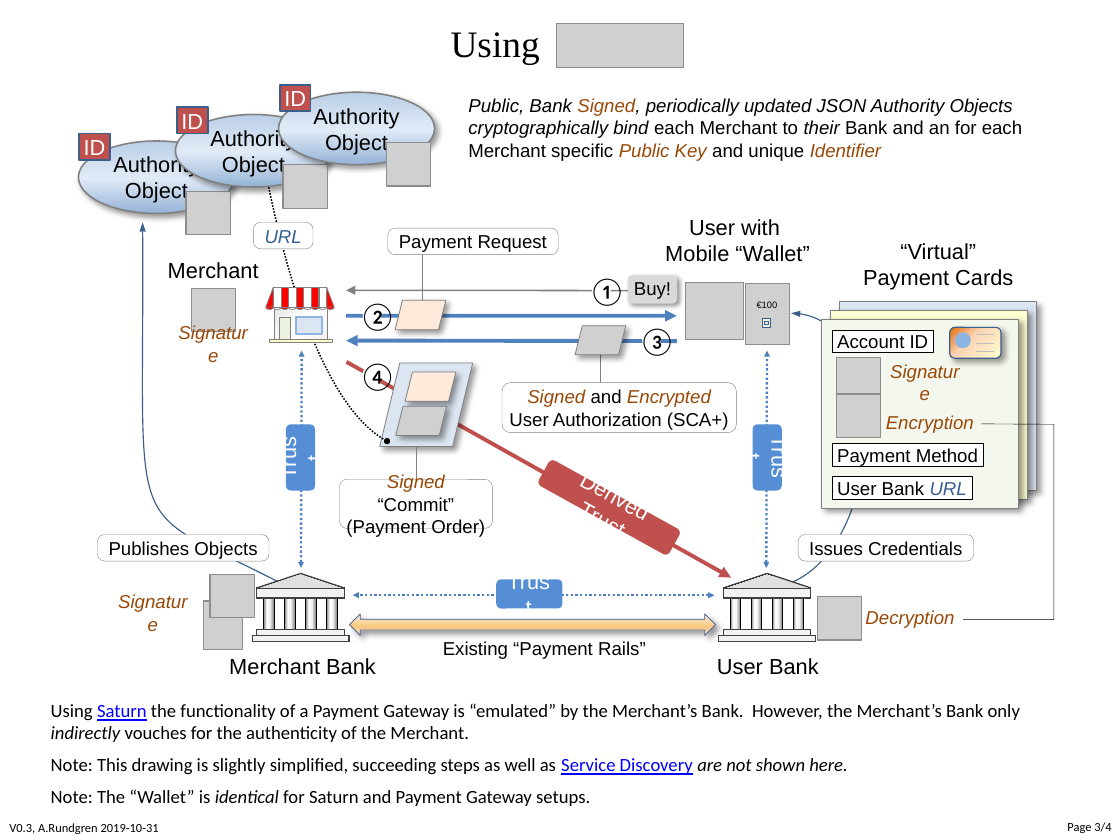
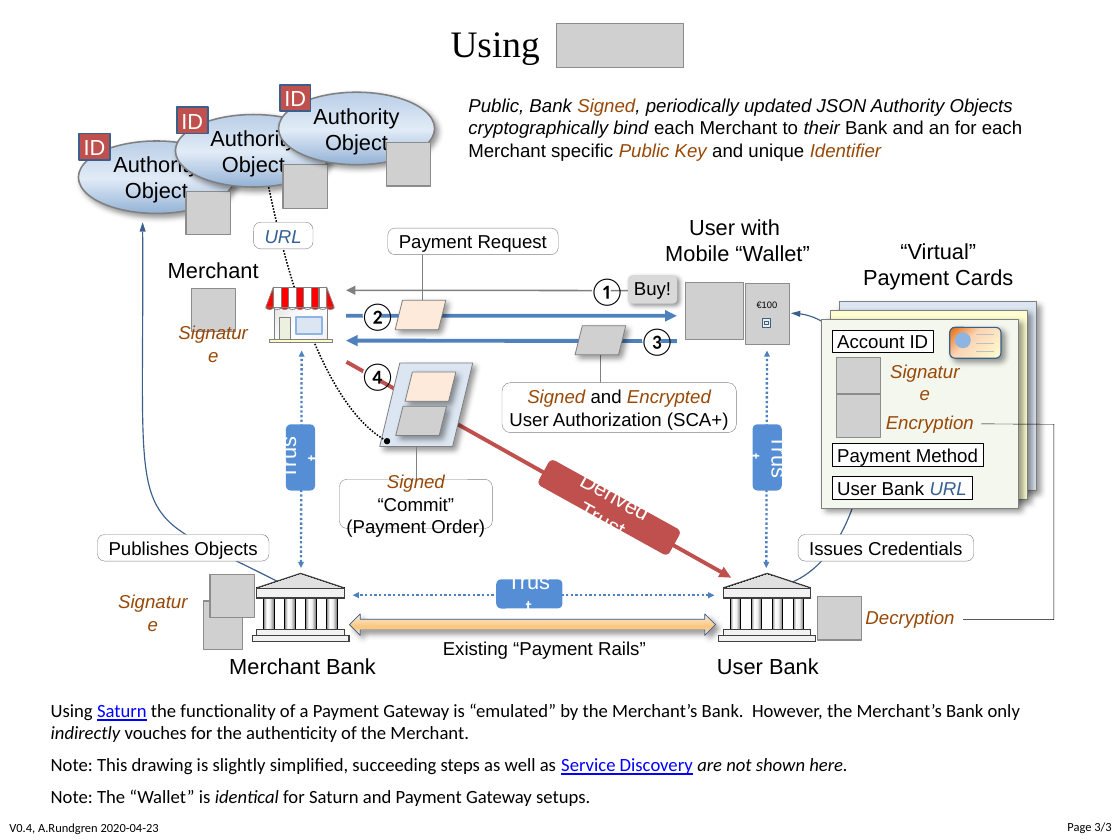
Before and after one commit to cyberphone/doc, a slide deck: slide 3 of payments/dual-mode-openbanking-api.pptx. Drawn at 1120x840 pixels with LibreOffice and Linux fonts; fonts in the diff are those of the drawing; grey boxes stand for pictures. Boxes give left, top, right and bottom in pixels: in the first picture for what was removed or moved away, otherwise in the second. Text is boxed around its words. In the diff, an @@ line names an element or a change of style, - is before the commit and + after.

```diff
--- a/payments/dual-mode-openbanking-api.pptx
+++ b/payments/dual-mode-openbanking-api.pptx
@@ text at box(9, 823, 159, 834): text changed @@
-V0.3, A.Rundgren 2019-10-31
+V0.4, A.Rundgren 2020-04-23
@@ page number at box(1067, 822, 1111, 833): text changed @@
-Page 3/4
+Page 3/3
```
Also in this commit, not shown: 2 other slides changed, 1 slide removed, 1 other file.
